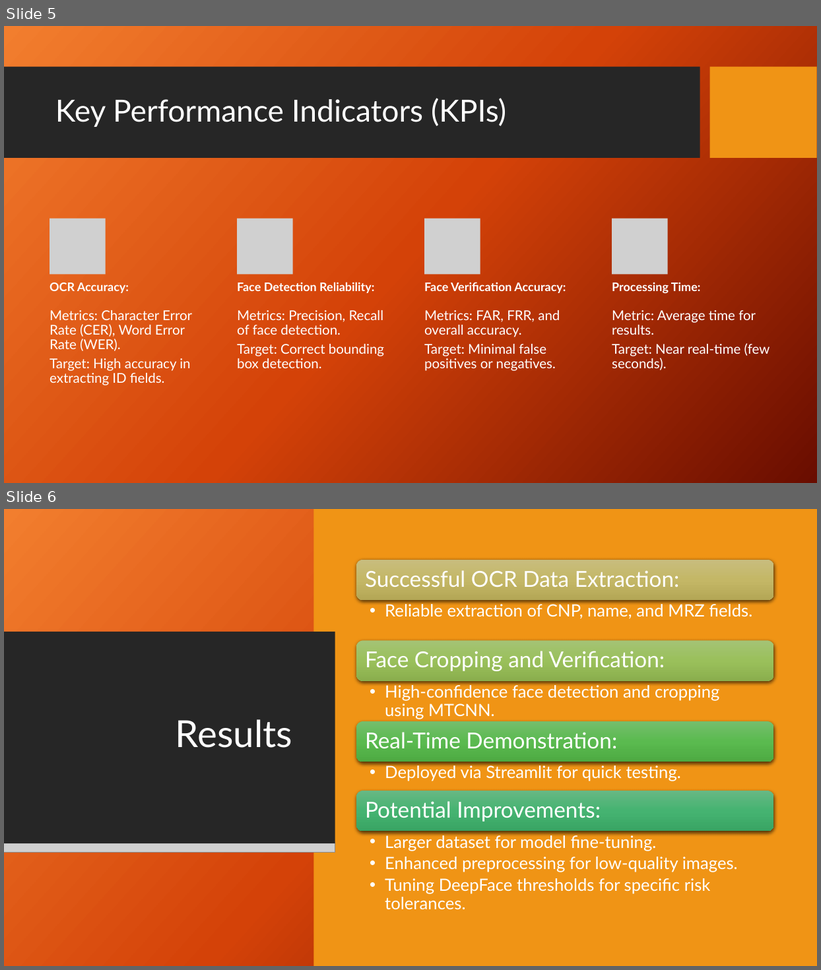
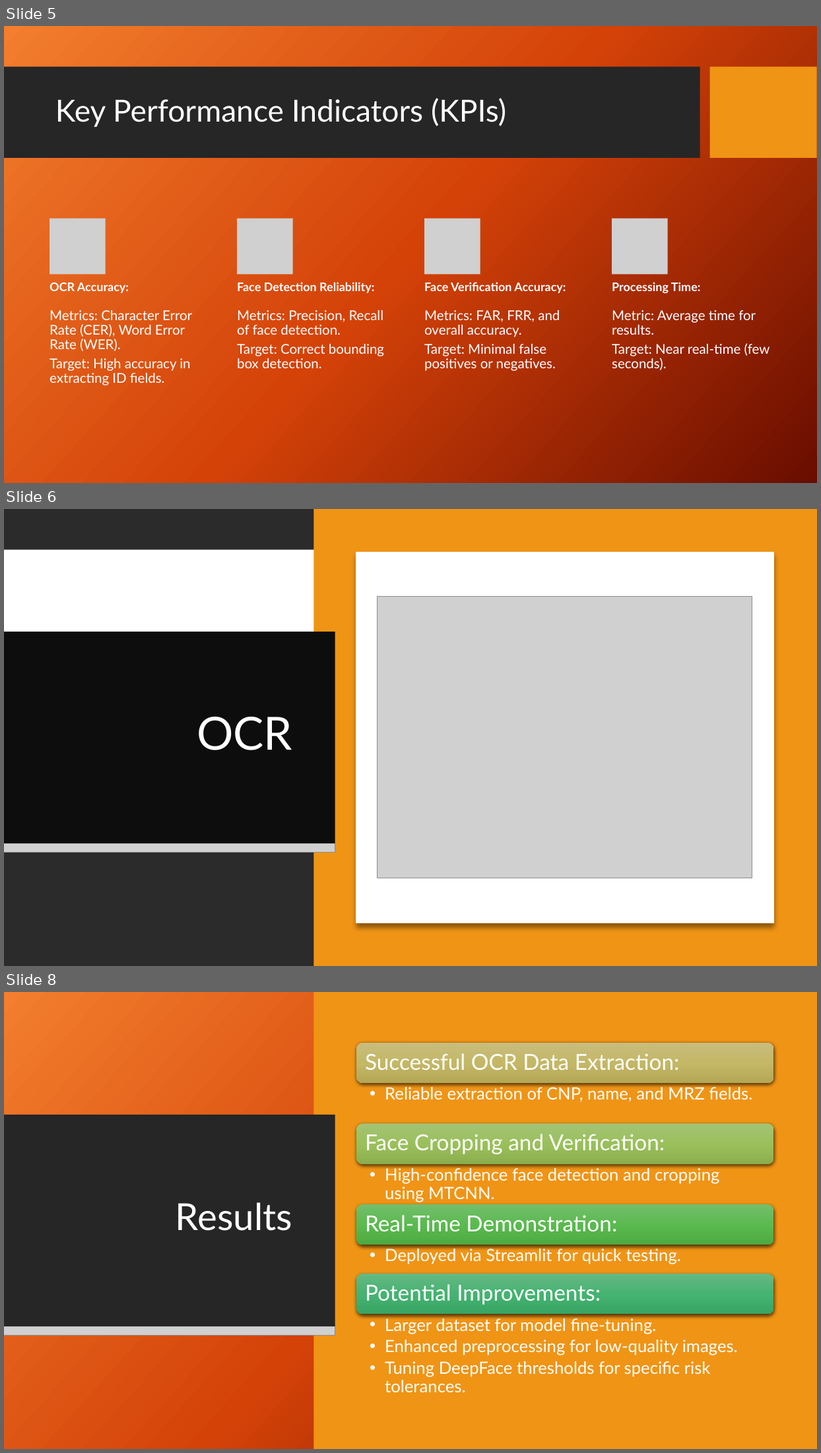
Before and after one commit to adrian0010/KYC-application, a slide deck: Automated_KYC_System_Presentation.pptx. Shown one above the other, each under a label of ours: slides 5 and 6 before the commit, slides 5, 6 and 8 after it; the slides between them are not shown. The pictures are 821x970 and 821x1453 pixels, drawn with LibreOffice and Linux fonts; fonts in the diff are those of the drawing; grey boxes stand for pictures; background and template pictures are left out; a plain dark background stands for a picture behind light text. Boxes give left, top, right and bottom in pixels: in the first picture for what was removed or moved away, otherwise in the second. Text is boxed around its words. In the diff, an @@ line names an element or a change of style, - is before the commit and + after.

Commit message:
Final presentation

```diff
--- a/Automated_KYC_System_Presentation.pptx
+++ b/Automated_KYC_System_Presentation.pptx
@@ slide 6 added at (x1=4, y1=509, x2=817, y2=966), background picture (left out); not listed: 1 template element that a slide beside it also shows @@
@@ rectangle added at (x1=314, y1=509, x2=817, y2=966), fill #F09415 @@
@@ rectangle added at (x1=4, y1=550, x2=700, y2=642), fill #FFFFFF @@
@@ rectangle added at (x1=356, y1=552, x2=774, y2=923), fill #FFFFFF @@
@@ picture added at (x1=378, y1=597, x2=753, y2=879) @@
@@ rectangle added at (x1=4, y1=632, x2=335, y2=844), fill #0D0D0D @@
@@ rectangle added at (x1=4, y1=682, x2=603, y2=793), fill #FFFFFF @@
@@ rectangle added at (x1=612, y1=682, x2=817, y2=793), fill #F09415 @@
@@ title added at (x1=197, y1=716, x2=292, y2=751), 54 pt, text #FFFFFF @@
+OCR
@@ picture added at (x1=4, y1=792, x2=603, y2=811) @@
@@ picture added at (x1=612, y1=792, x2=817, y2=811) @@
@@ picture added at (x1=4, y1=843, x2=335, y2=852) @@
@@ what was slide 6 is now slide 8 @@
```
Also in this commit, not shown: 1 other slide added, 1 other file.
